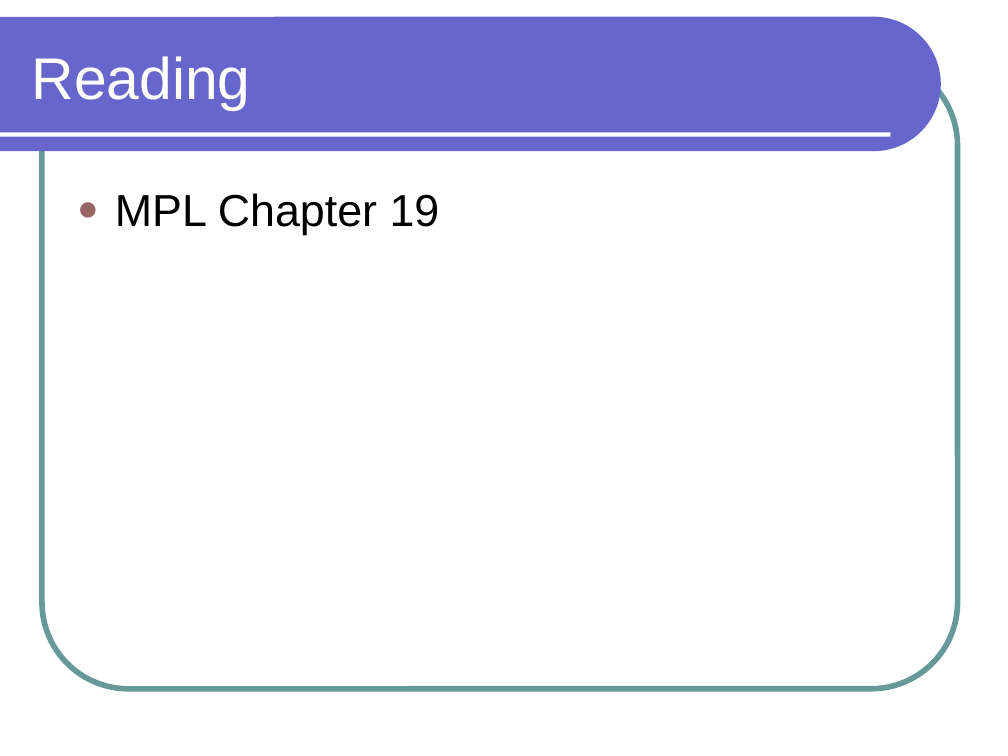
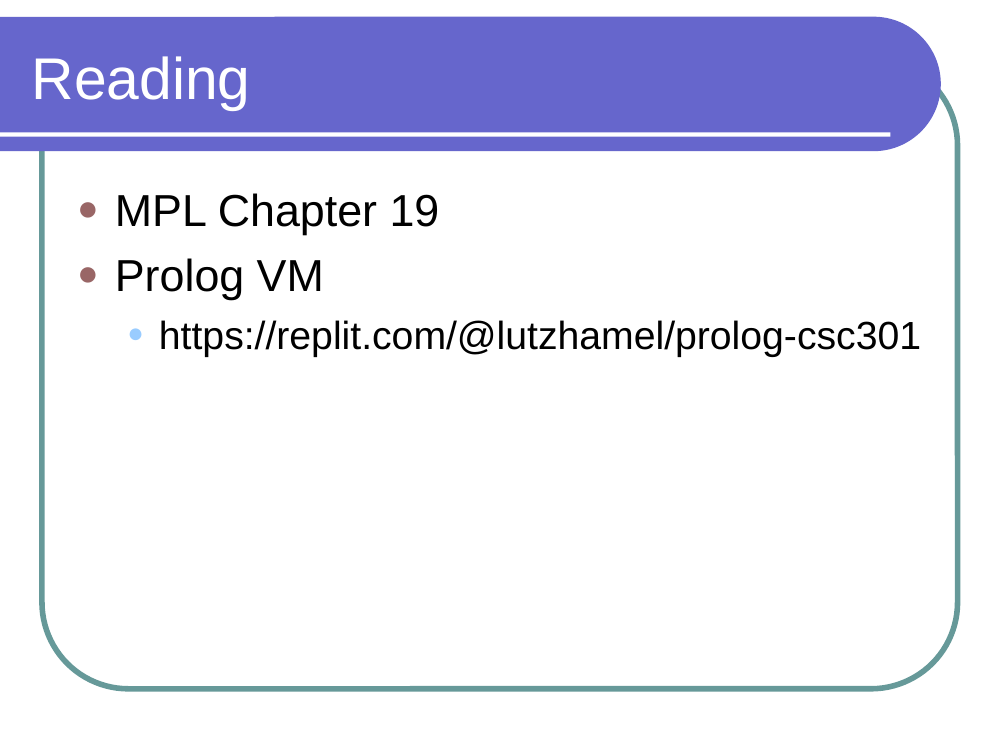
Before and after one commit to lutzhamel/CSC301, a slide deck: slide 2 of notes/csc301-ln020.ppt. Drawn at 1008x756 pixels with LibreOffice and Linux fonts; fonts in the diff are those of the drawing. Boxes give left, top, right and bottom in pixels: in the first picture for what was removed or moved away, otherwise in the second. Text is boxed around its words. In the diff, an @@ line names an element or a change of style, - is before the commit and + after.

```diff
--- a/notes/csc301-ln020.ppt
+++ b/notes/csc301-ln020.ppt
@@ text at (x1=115, y1=258, x2=921, y2=357): paragraphs added @@
+● Prolog VM
+  ● https://replit.com/@lutzhamel/prolog-csc301
```
Also in this commit, not shown: 1 other file.
